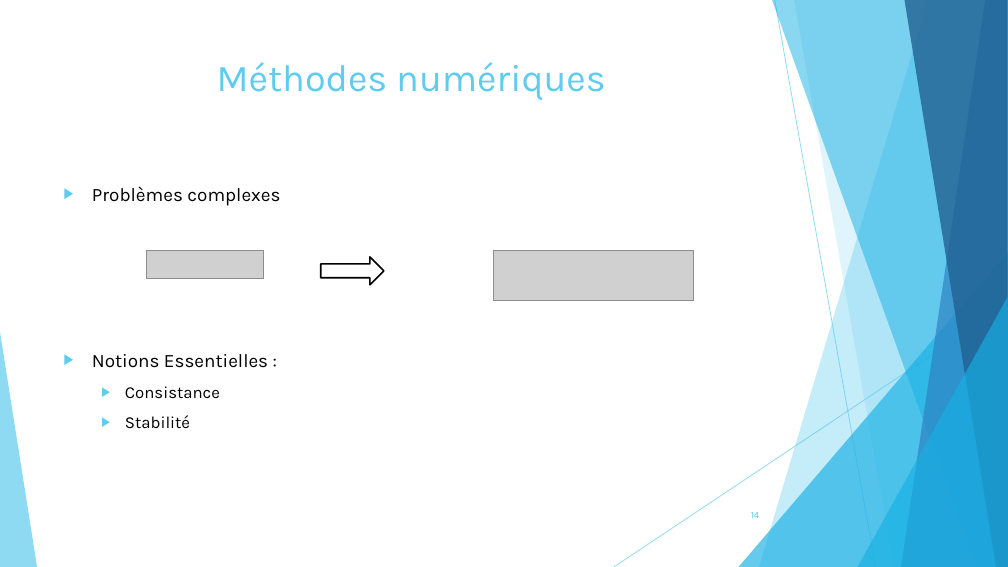
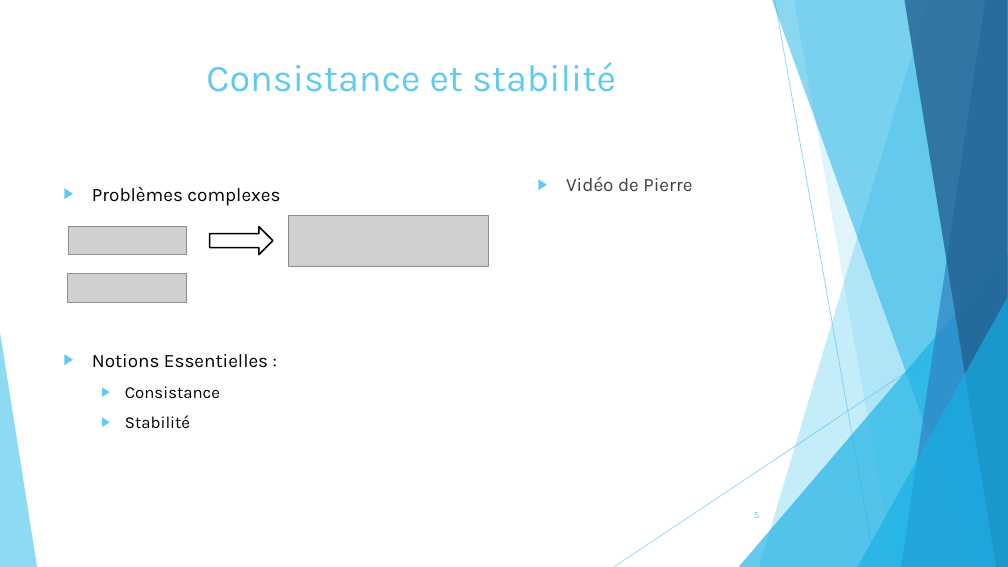
Before and after one commit to pierreXVI/PIE, a slide deck: slide 5 of oral_presentation/Oral_presentation_12_02_2019.pptx (slide 14 before the commit). Drawn at 1008x567 pixels with LibreOffice and Linux fonts; fonts in the diff are those of the drawing; grey boxes stand for pictures. Boxes give left, top, right and bottom in pixels: in the first picture for what was removed or moved away, otherwise in the second. Text is boxed around its words. In the diff, an @@ line names an element or a change of style, - is before the commit and + after.

```diff
--- a/oral_presentation/Oral_presentation_12_02_2019.pptx
+++ b/oral_presentation/Oral_presentation_12_02_2019.pptx
@@ title at bbox=[206, 62, 616, 92]: text changed @@
-Méthodes numériques
+Consistance et stabilité
@@ text added at bbox=[566, 176, 692, 191], 18 pt, text #404040 @@
+▶ Vidéo de Pierre
@@ picture: place and size @@
-picture at bbox=[147, 250, 264, 278]
+picture at bbox=[69, 227, 186, 255]
@@ right arrow: place and size @@
-right arrow at bbox=[321, 257, 383, 285]
+right arrow at bbox=[209, 227, 272, 255]
@@ picture: place and size @@
-picture at bbox=[494, 250, 694, 301]
+picture at bbox=[289, 216, 489, 266]
@@ picture added at bbox=[68, 273, 187, 302] @@
@@ page number at bbox=[754, 512, 759, 518]: text changed @@
-14
+5
```
Also in this commit, not shown: 12 other slides changed, 7 slides added, 3 slides removed, 1 other file.
